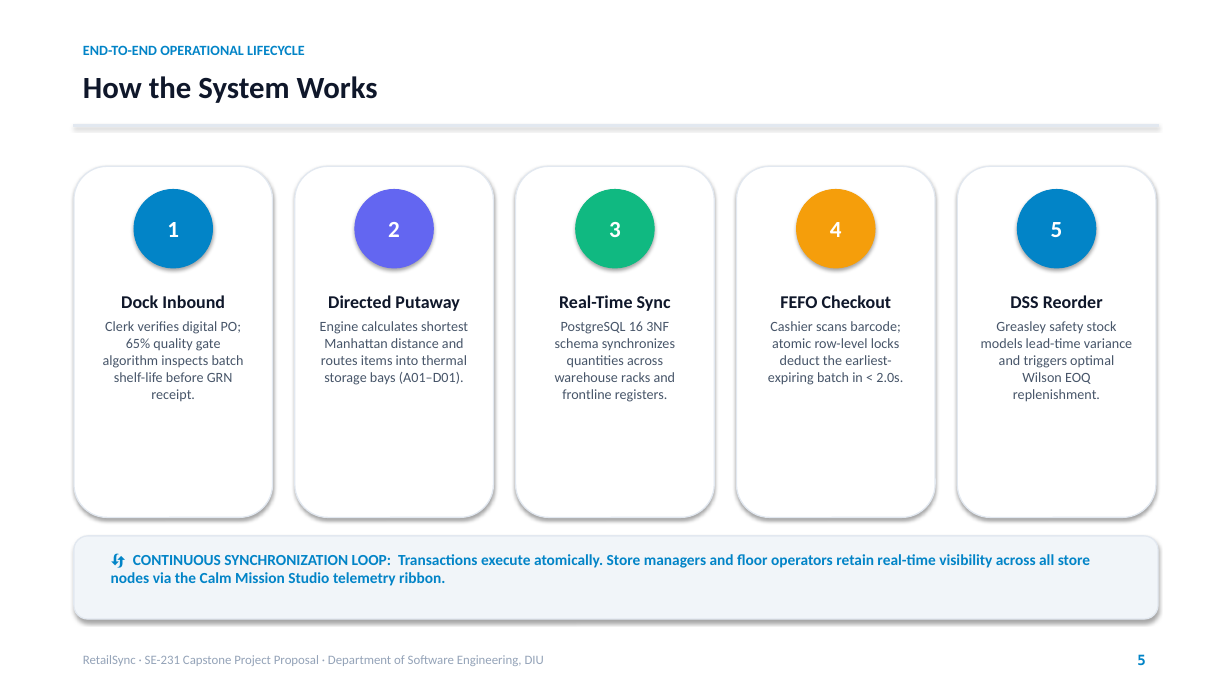
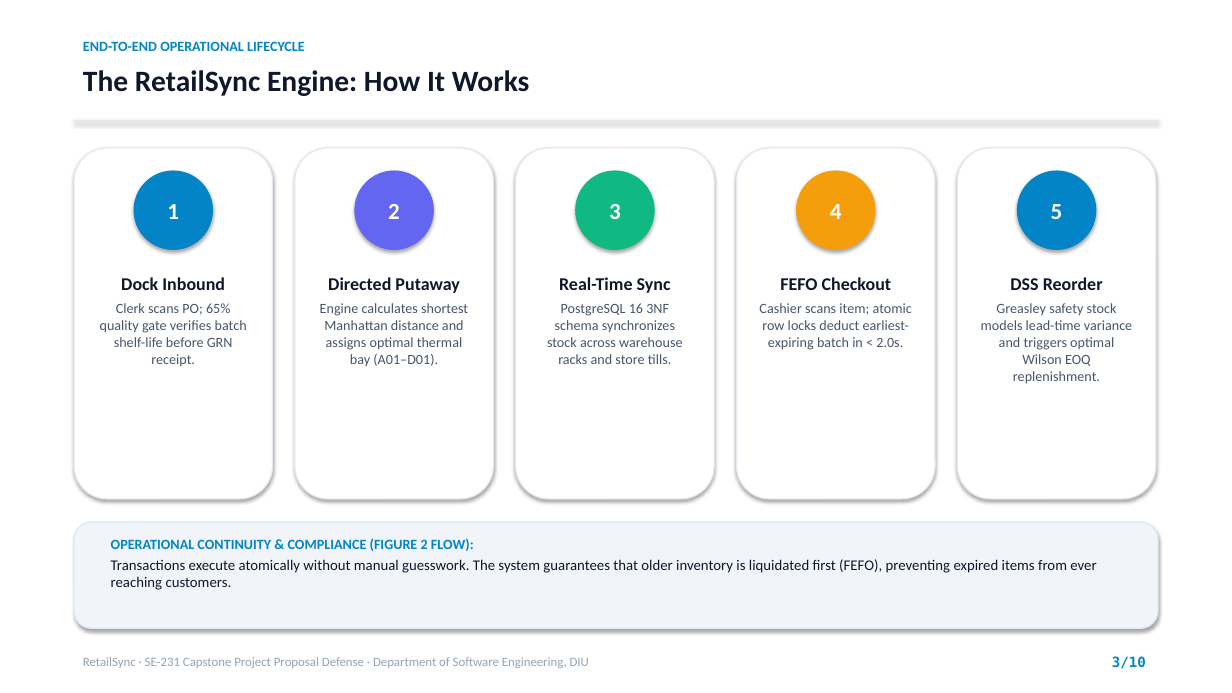
Before and after one commit to Likhon545466/retailsync, a slide deck: slide 3 of archive/RetailSync_Team_Sharing_Pack/03_Defense_Presentation_Deck.pptx (slide 5 before the commit). Drawn at 1232x693 pixels with LibreOffice and Linux fonts; fonts in the diff are those of the drawing. Boxes give left, top, right and bottom in pixels: in the first picture for what was removed or moved away, otherwise in the second. Text is boxed around its words. In the diff, an @@ line names an element or a change of style, - is before the commit and + after.

```diff
--- a/archive/RetailSync_Team_Sharing_Pack/03_Defense_Presentation_Deck.pptx
+++ b/archive/RetailSync_Team_Sharing_Pack/03_Defense_Presentation_Deck.pptx
@@ text "END-TO-END OPERATIONAL LIFECYCLE": place and size @@
-text "END-TO-END OPERATIONAL LIFECYCLE" at <box>83,45,305,55</box>
+text "END-TO-END OPERATIONAL LIFECYCLE" at <box>83,41,305,51</box>
@@ text at <box>83,70,530,96</box>: text changed; size 24 to 23 pt @@
-How the System Works
+The RetailSync Engine: How It Works
@@ rectangle: place and size @@
-rectangle at <box>74,125,1158,126</box>
+rectangle at <box>74,120,1158,121</box>
@@ 5 ellipses, 5 texts, 5 rounded rectangles: place and size @@
-5 ellipses, 5 texts, 5 rounded rectangles at <box>74,166,1156,518</box>
+5 ellipses, 5 texts, 5 rounded rectangles at <box>74,148,1156,499</box>
@@ text at <box>100,303,247,366</box>: text changed @@
-Clerk verifies digital PO; 65% quality gate algorithm inspects batch shelf-life before GRN receipt.
+Clerk scans PO; 65% quality gate verifies batch shelf-life before GRN receipt.
@@ text at <box>320,303,468,366</box>: text changed @@
-Engine calculates shortest Manhattan distance and routes items into thermal storage bays (A01–D01).
+Engine calculates shortest Manhattan distance and assigns optimal thermal bay (A01–D01).
@@ text at <box>547,303,682,364</box>: text changed @@
-PostgreSQL 16 3NF schema synchronizes quantities across warehouse racks and frontline registers.
+PostgreSQL 16 3NF schema synchronizes stock across warehouse racks and store tills.
@@ text at <box>759,303,912,350</box>: text changed @@
-Cashier scans barcode; atomic row-level locks deduct the earliest-expiring batch in < 2.0s.
+Cashier scans item; atomic row locks deduct earliest-expiring batch in < 2.0s.
@@ rounded rectangle: place and size @@
-rounded rectangle at <box>74,536,1158,619</box>
+rounded rectangle at <box>74,522,1158,628</box>
@@ text added at <box>111,538,1096,590</box>, 11.5 pt, text #0F172A @@
+OPERATIONAL CONTINUITY & COMPLIANCE (FIGURE 2 FLOW):
+Transactions execute atomically without manual guesswork. The system guarantees that older inventory is liquidated first (FEFO), preventing expired items from ever reaching customers.
@@ text removed at <box>111,554,1090,586</box> @@
-🔄 CONTINUOUS SYNCHRONIZATION LOOP: Transactions execute atomically. Store managers and floor operators retain real-time visibility across all store nodes via the Calm Mission Studio telemetry ribbon.
@@ text at <box>83,657,589,668</box>: text changed @@
-RetailSync · SE-231 Capstone Project Proposal · Department of Software Engineering, DIU
+RetailSync · SE-231 Capstone Project Proposal Defense · Department of Software Engineering, DIU
@@ text added at <box>1112,656,1146,669</box>, 11 pt, text #0284C7, bold @@
+3/10
@@ text removed at <box>1137,654,1145,665</box> @@
-5
```
Also in this commit, not shown: 5 other slides changed, 4 slides added, 12 slides removed, 3 other files.
